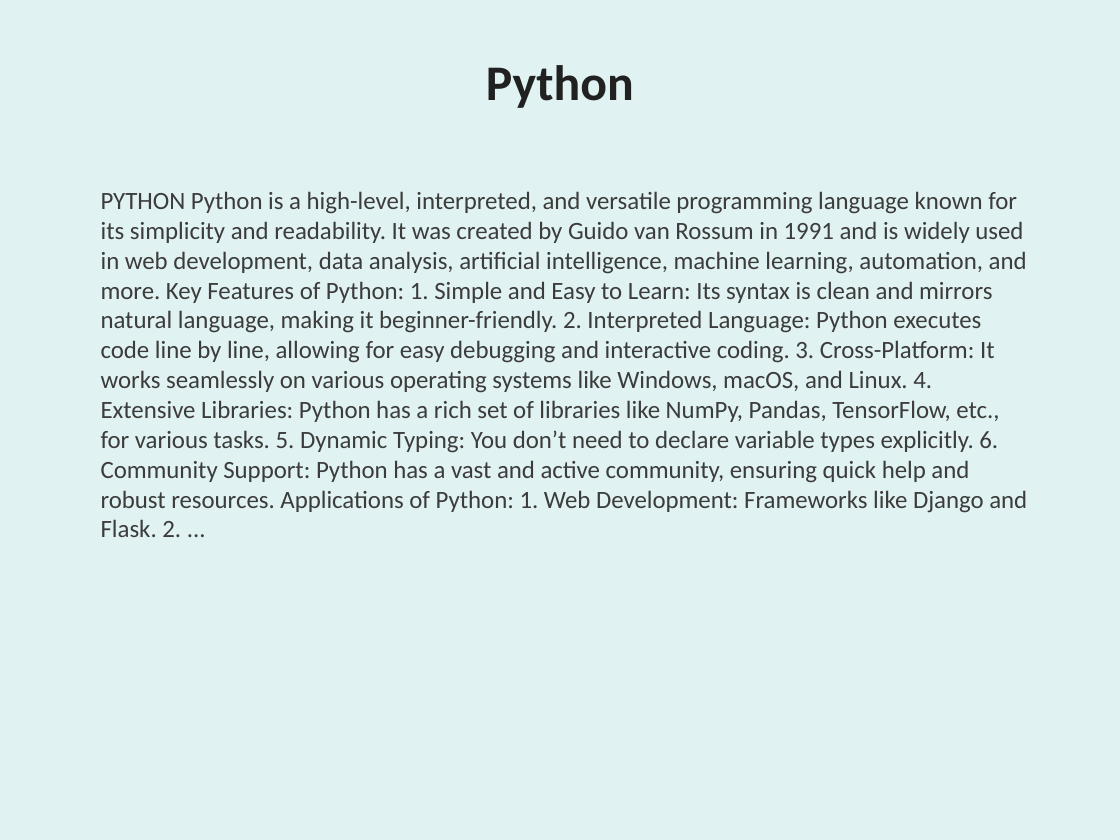
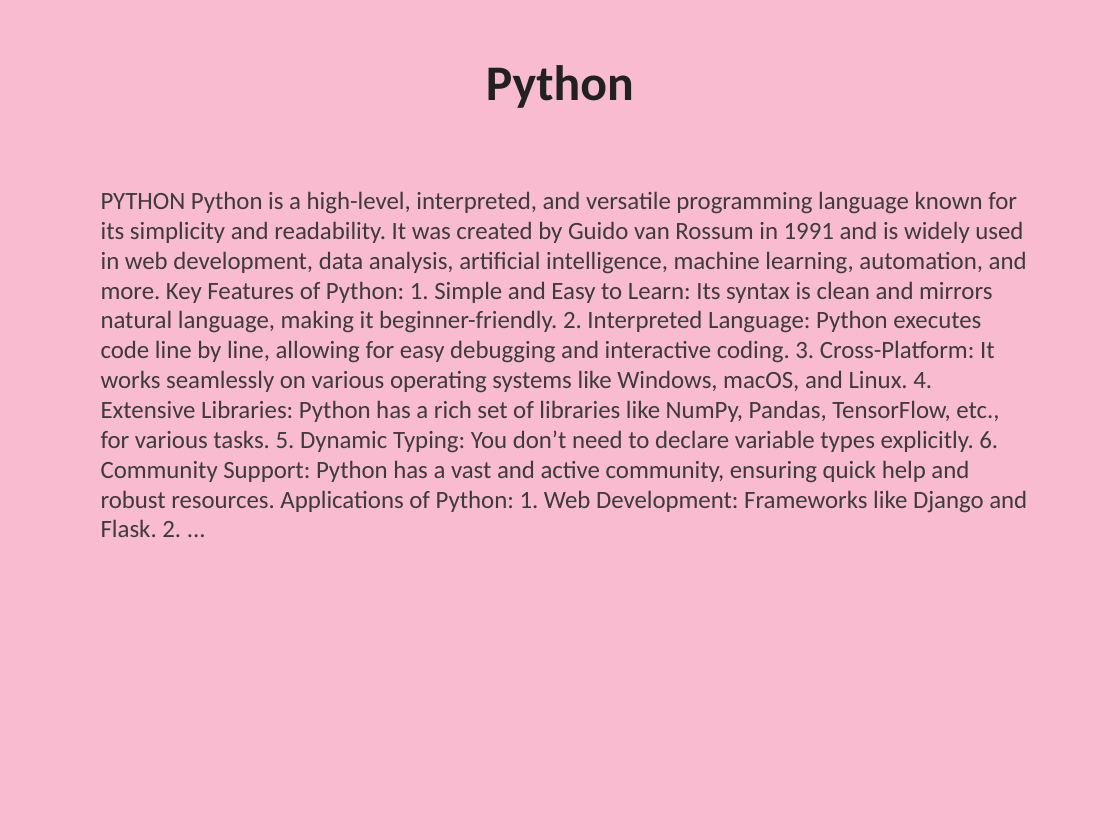
Before and after one commit to arigelasriharsha/pdfprocessor, a slide deck: slide 2 of outputs/creative_pdf_presentation.pptx. Drawn at 1120x840 pixels with LibreOffice and Linux fonts; fonts in the diff are those of the drawing. Boxes give left, top, right and bottom in pixels: in the first picture for what was removed or moved away, otherwise in the second. Text is boxed around its words. In the diff, an @@ line names an element or a change of style, - is before the commit and + after.

```diff
--- a/outputs/creative_pdf_presentation.pptx
+++ b/outputs/creative_pdf_presentation.pptx
@@ background #E0F2F1 to #F8BBD0 @@
```
Also in this commit, not shown: 2 other slides changed.
